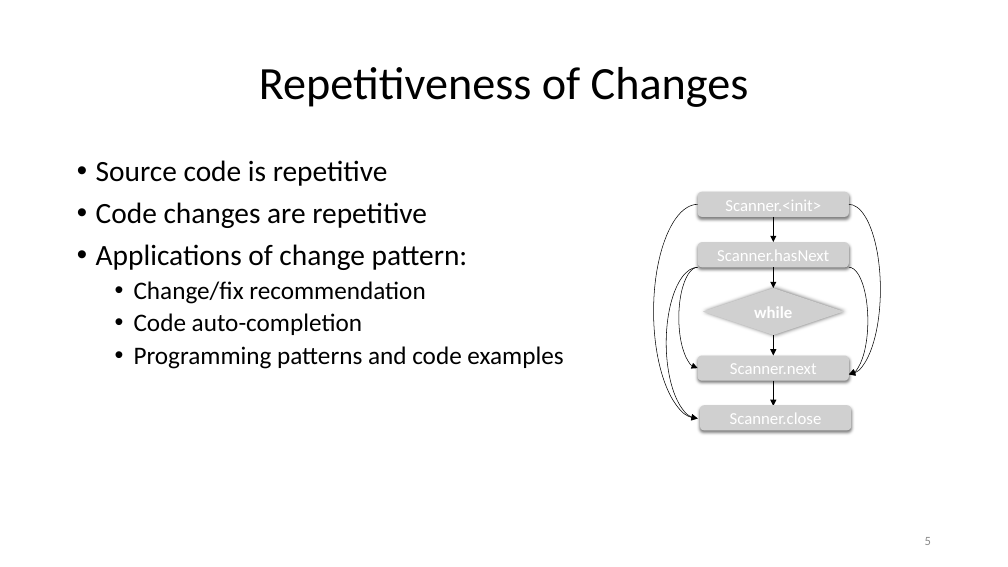
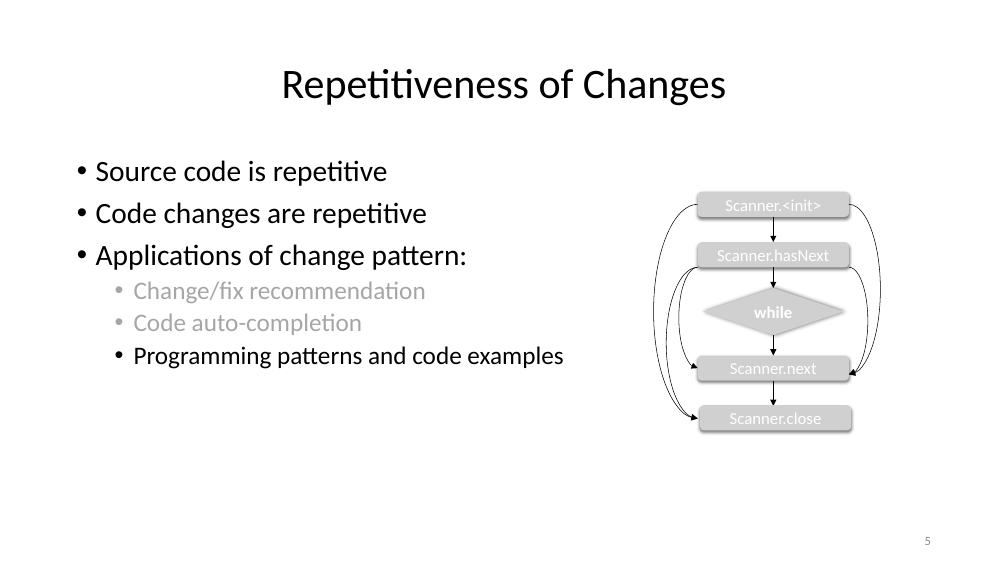
Before and after one commit to nguyenhoan/CPatMiner, a slide deck: slide 5 of CPatMiner_2.pptx. Drawn at 1008x567 pixels with LibreOffice and Linux fonts; fonts in the diff are those of the drawing; grey boxes stand for pictures. Boxes give left, top, right and bottom in pixels: in the first picture for what was removed or moved away, otherwise in the second. Text is boxed around its words. In the diff, an @@ line names an element or a change of style, - is before the commit and + after.

```diff
--- a/CPatMiner_2.pptx
+++ b/CPatMiner_2.pptx
@@ title "Repetitiveness of Changes" at (282,69,726,106): size 44 to 40 pt @@
@@ text at (134,281,425,335): text colour #000000 to #A6A6A6 in "Change/fix recommendation", "Code auto-completion" @@
```
Also in this commit, not shown: 5 other slides changed, 9 slides added.
